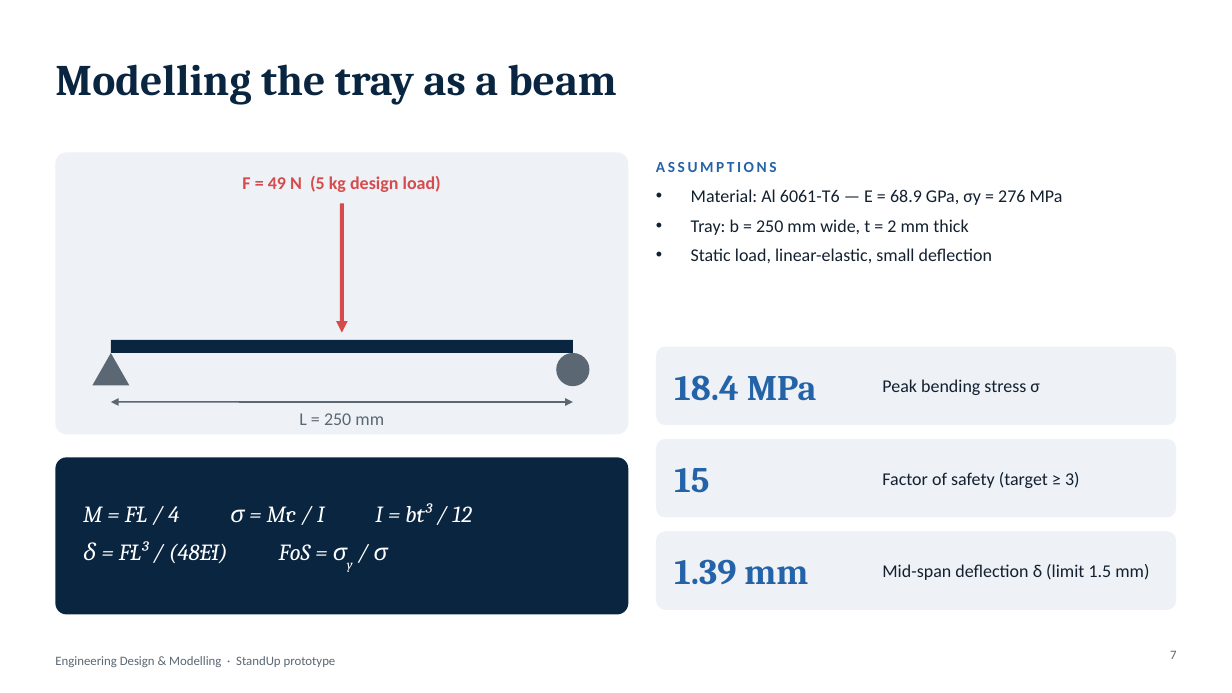
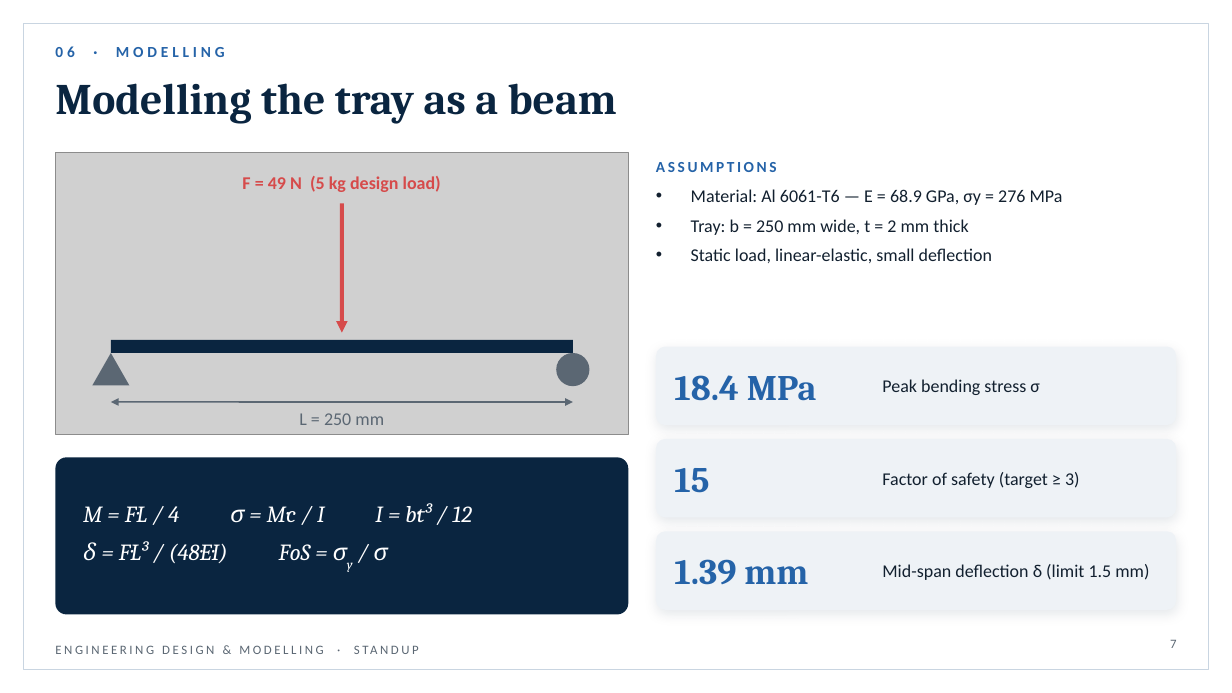
Before and after one commit to shrestha-droid/borepro, a slide deck: slide 7 of EngDesign_Prototype_Showcase.pptx. Drawn at 1232x693 pixels with LibreOffice and Linux fonts; fonts in the diff are those of the drawing; grey boxes stand for pictures. Boxes give left, top, right and bottom in pixels: in the first picture for what was removed or moved away, otherwise in the second. Text is boxed around its words. In the diff, an @@ line names an element or a change of style, - is before the commit and + after.

```diff
--- a/EngDesign_Prototype_Showcase.pptx
+++ b/EngDesign_Prototype_Showcase.pptx
@@ rectangle added at (23, 23, 1209, 670), outline #C9D5E1 0.75 pt @@
@@ text added at (55, 46, 225, 57), 12 pt, text #2563A8, bold @@
+06 · MODELLING
@@ title "Modelling the tray as a ...": place and size @@
-title "Modelling the tray as a ..." at (55, 64, 617, 105)
+title "Modelling the tray as a ..." at (55, 83, 617, 124)
@@ rounded rectangle removed at (55, 152, 628, 434) @@
@@ picture added at (55, 152, 628, 434) @@
@@ shadow on in 3 elements at (656, 347, 1177, 425), (656, 439, 1177, 518), (656, 531, 1177, 610) @@
@@ text at (55, 645, 323, 654): text changed @@
-Engineering Design & Modelling · StandUp prototype
+ENGINEERING DESIGN & MODELLING · STANDUP
@@ page number: place and size @@
-page number at (1170, 651, 1176, 659)
+page number at (1170, 640, 1176, 648)
```
Also in this commit, not shown: 13 other slides changed.
